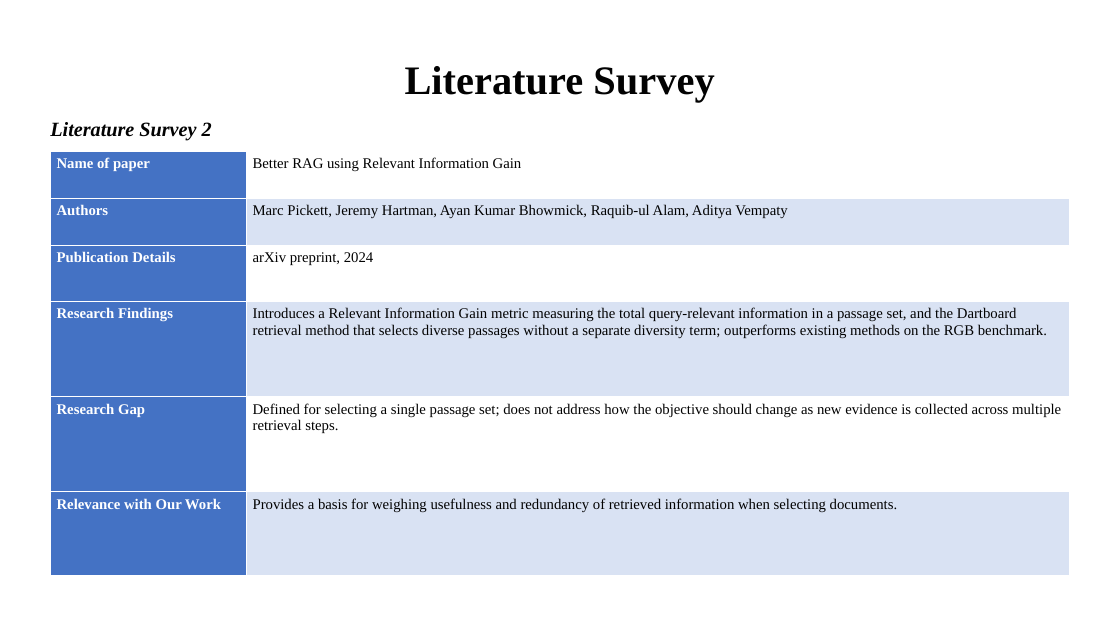
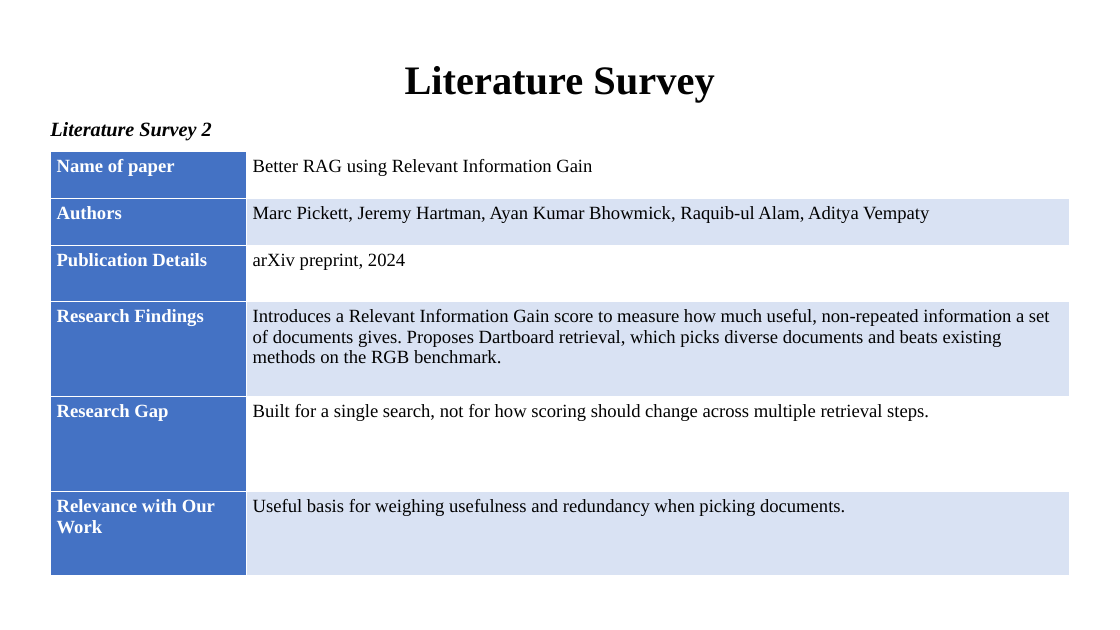
Before and after one commit to KunalDahal/State-Aware-Retrieval, a slide deck: slide 5 of methodology/presentation/ppt1.pptx. Drawn at 1120x630 pixels with LibreOffice and Linux fonts; fonts in the diff are those of the drawing. Boxes give left, top, right and bottom in pixels: in the first picture for what was removed or moved away, otherwise in the second. Text is boxed around its words. In the diff, an @@ line names an element or a change of style, - is before the commit and + after.

Commit message:
docs: ppt update for synopsis and methodology

```diff
--- a/methodology/presentation/ppt1.pptx
+++ b/methodology/presentation/ppt1.pptx
@@ table at [50,151,1070,576] @@
-row 4, column 2: Introduces a Relevant Information Gain metric measuring the total query-relevant information in a passage set, and the Dartboard retrieval method that selects diverse passages without a separate diversity term; outperforms existing methods on the RGB benchmark.
+row 4, column 2: Introduces a Relevant Information Gain score to measure how much useful, non-repeated information a set of documents gives. Proposes Dartboard retrieval, which picks diverse documents and beats existing methods on the RGB benchmark.
-row 5, column 2: Defined for selecting a single passage set; does not address how the objective should change as new evidence is collected across multiple retrieval steps.
+row 5, column 2: Built for a single search, not for how scoring should change across multiple retrieval steps.
-row 6, column 2: Provides a basis for weighing usefulness and redundancy of retrieved information when selecting documents.
+row 6, column 2: Useful basis for weighing usefulness and redundancy when picking documents.
@@ size 9.5 to 12 pt in "Name of paper", "Better RAG using Relevant Information Gain", "Authors", "Marc Pickett, Jeremy Hartman, Ayan Kumar Bhowmick, ..." and 5 more places @@
```
Also in this commit, not shown: 17 other slides changed, 1 other file.
